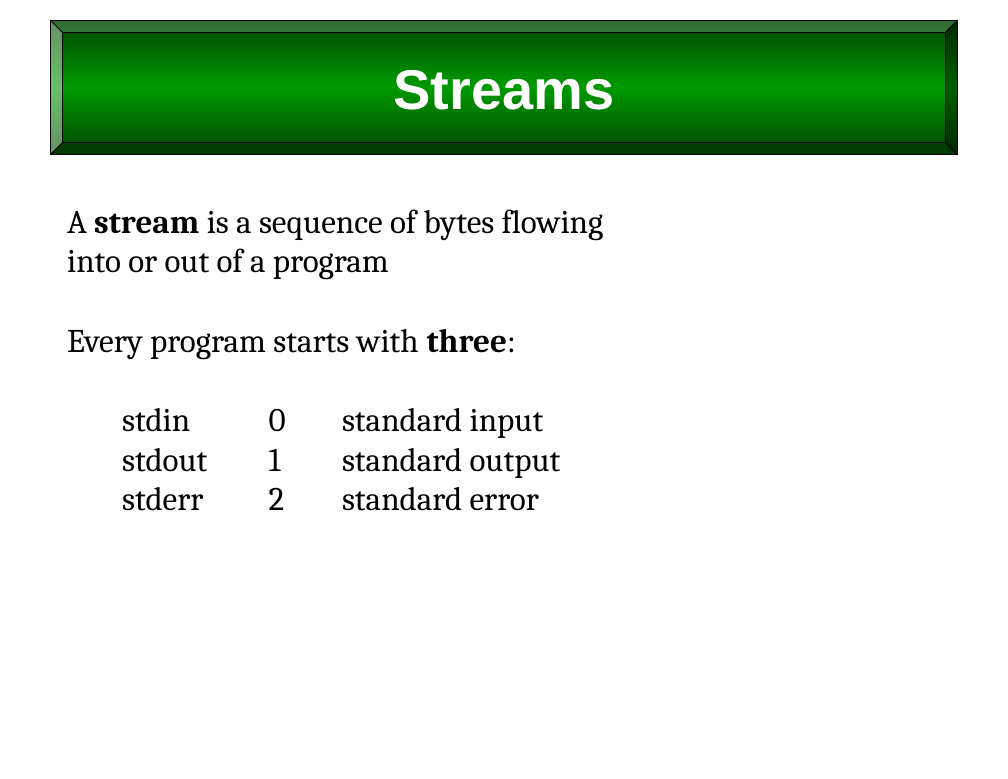
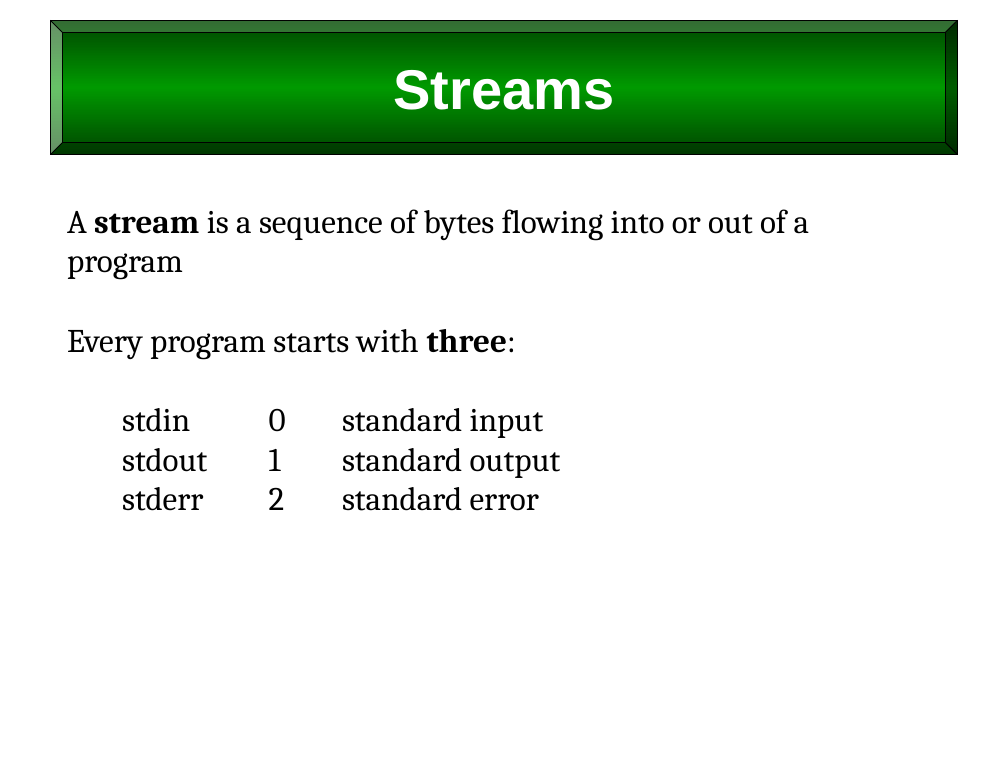
Before and after one commit to billswartz7/IntroToProgramming, a slide deck: slide 4 of Slides/L11_Input-and-Output.pptx. Drawn at 1008x779 pixels with LibreOffice and Linux fonts; fonts in the diff are those of the drawing. Boxes give left, top, right and bottom in pixels: in the first picture for what was removed or moved away, otherwise in the second. Text is boxed around its words. In the diff, an @@ line names an element or a change of style, - is before the commit and + after.

```diff
--- a/Slides/L11_Input-and-Output.pptx
+++ b/Slides/L11_Input-and-Output.pptx
@@ text at (67,209,810,280): text changed @@
-A stream is a sequence of bytes flowing
-into or out of a program
+A stream is a sequence of bytes flowing into or out of a program
```
Also in this commit, not shown: 2 other slides changed, 8 other files.
